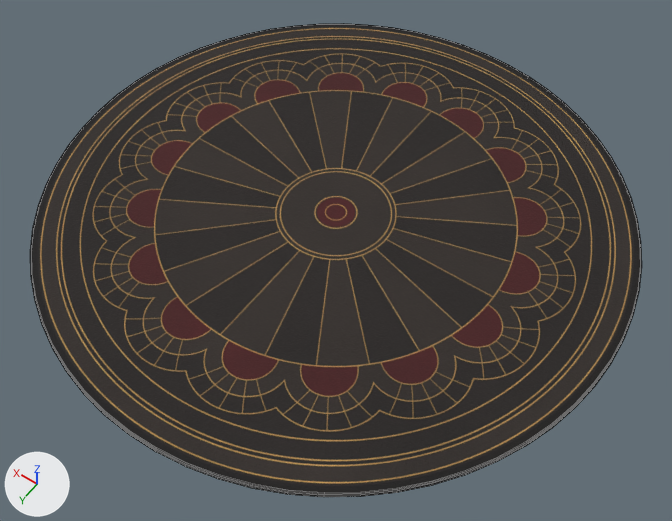
A saved change to the FBX model Packages/com.loopland.game/Art/Rug/Models/Rug_Round.fbx.
Rendered twice from a 50 mm camera at (-2.89, 4.05, 5.76) aimed at (-0.17, 0.24, -0.21). Lighting does not change. The marker at lower left points along +X, +Y and +Z. The older version comes first. Mesh edges are drawn as thin lines. Where no turn or scale is listed for an object, it has been applied to the vertices.

Names of what the first picture shows: 'Rug_Round'.
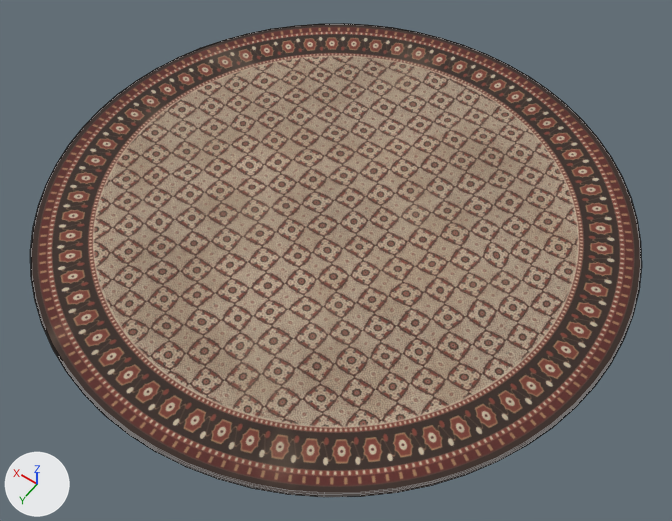
Boxes (x1, y1, x2, y2) around the edits, measured in the pictures (672 x 521 px):
'Rug_Round', recoloured (black to beige): (30, 24, 642, 496) in both

Edits to the bpy script that builds the scene:
```text
Add img_rug_persian_albedo_png:
    img_rug_persian_albedo_png = load_image('Rug_Persian_Albedo.png', '../Textures/Rug_Persian_Albedo.png', 2048, 2048, 'sRGB')
Add mat_rug_persian:
    mat_rug_persian = principled_material('Rug_Persian')
    mat_rug_persian.texture = img_rug_persian_albedo_png
    mat_rug_persian.roughness = 0.88
Change me_rug_round:
    where me_rug_round.from_pydata(...)  # 384 vertices, 321 faces; spans x -2.43..2.43, y -2.43..2.43, z 0.0..0.04
    remove me_rug_round.materials.append(mat_rug_deco)
    add me_rug_round.materials.append(mat_rug_persian)  # picture img_rug_persian_albedo_png
```
